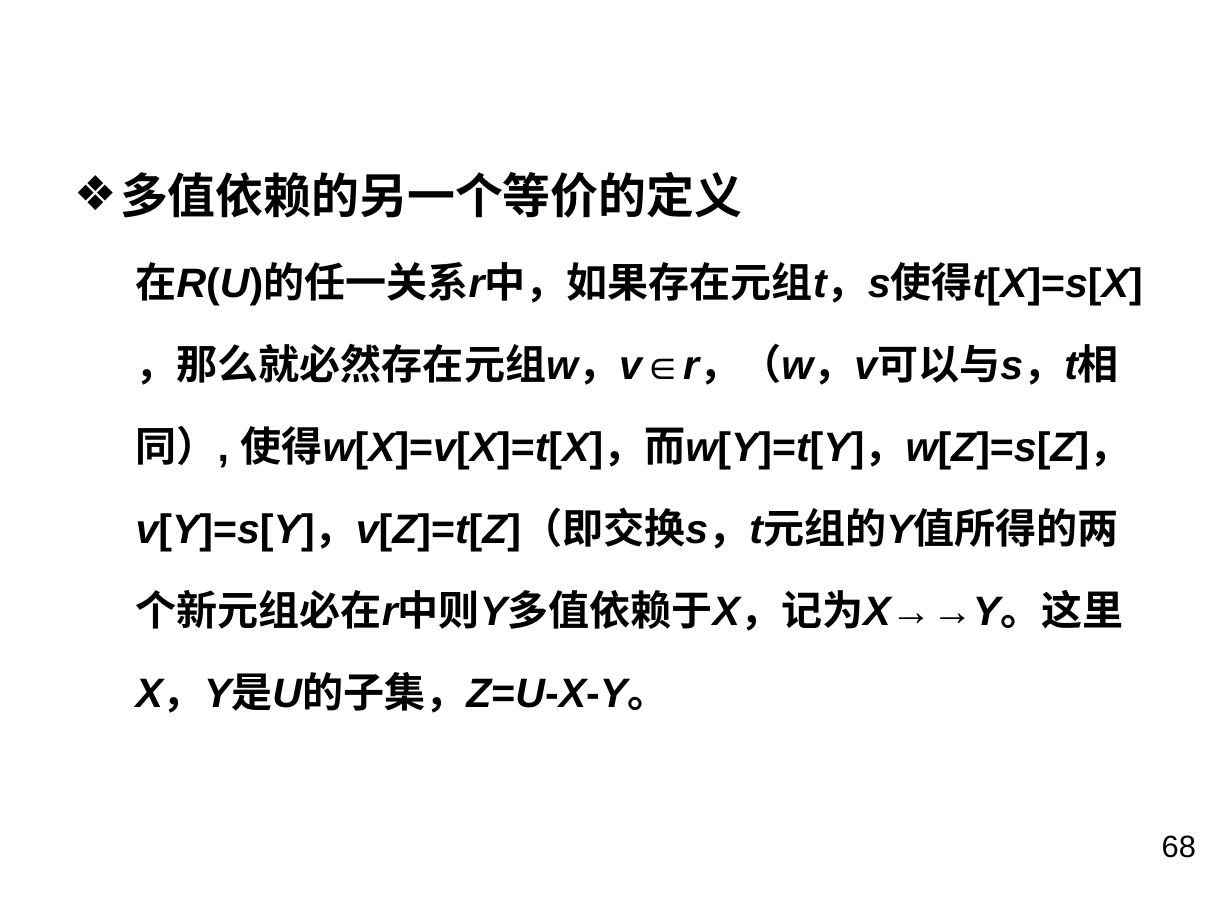
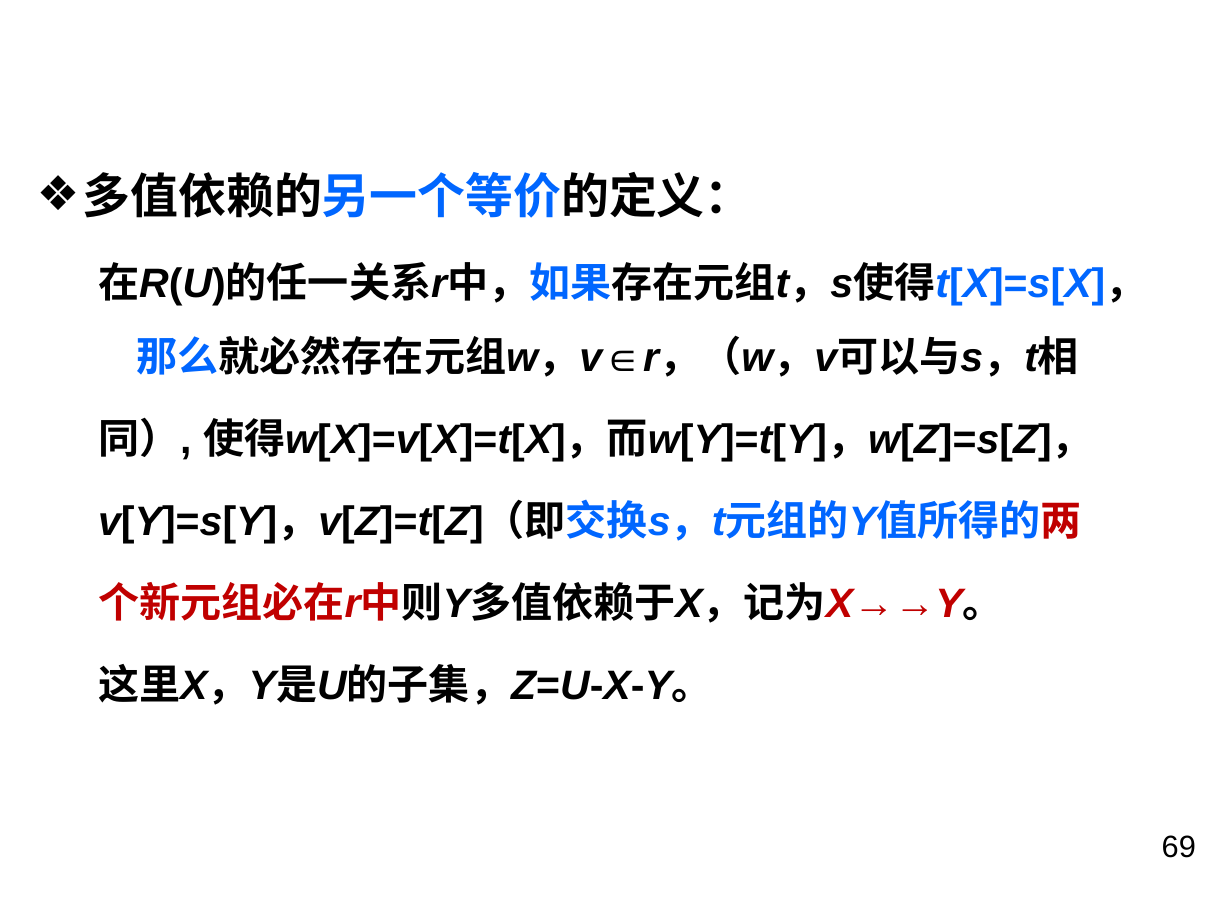
Before and after one commit to BlueVegetable/kejian, a slide deck: slide 69 of 数据库系统/第6章.pptx (slide 68 before the commit). Drawn at 1232x924 pixels with LibreOffice and Linux fonts; fonts in the diff are those of the drawing; background and template pictures are left out. Boxes give left, top, right and bottom in pixels: in the first picture for what was removed or moved away, otherwise in the second. Text is boxed around its words. In the diff, an @@ line names an element or a change of style, - is before the commit and + after.

```diff
--- a/数据库系统/第6章.pptx
+++ b/数据库系统/第6章.pptx
@@ text "多值依赖的另一个等价的定义：": place and size @@
-text "多值依赖的另一个等价的定义：" at [120, 172, 1143, 713]
+text "多值依赖的另一个等价的定义：" at [83, 172, 1146, 705]
@@ text at [83, 172, 1146, 377]: text changed @@
-❖ 多值依赖的另一个等价的定义
-  在R(U)的任一关系r中，如果存在元组t，s使得t[X]=s[X]
-  ，那么就必然存在元组w，v∈r，（w，v可以与s，t相
+❖ 多值依赖的另一个等价的定义：
+  在R(U)的任一关系r中，如果存在元组t，s使得t[X]=s[X]，那么就必然存在元组w，v∈r，（w，v可以与s，t相
@@ text at [98, 502, 1081, 543]: text colour #000000 to #0066FF, text colour #000000 to #C00000 in "v[Y]=s[Y]，v[Z]=t[Z]（即交换s，t元组的Y值所得的两" @@
@@ text at [98, 582, 1004, 705]: spaces changed @@
-  个新元组必在r中则Y多值依赖于X，记为X→→Y。这里
-  X，Y是U的子集，Z=U-X-Y。
+  个新元组必在r中则Y多值依赖于X，记为X→→Y。
+  这里X，Y是U的子集，Z=U-X-Y。
@@ page number at [1162, 835, 1196, 858]: text changed @@
-68
+69
```
Also in this commit, not shown: 57 other slides changed, 1 slide added, 15 other files.
